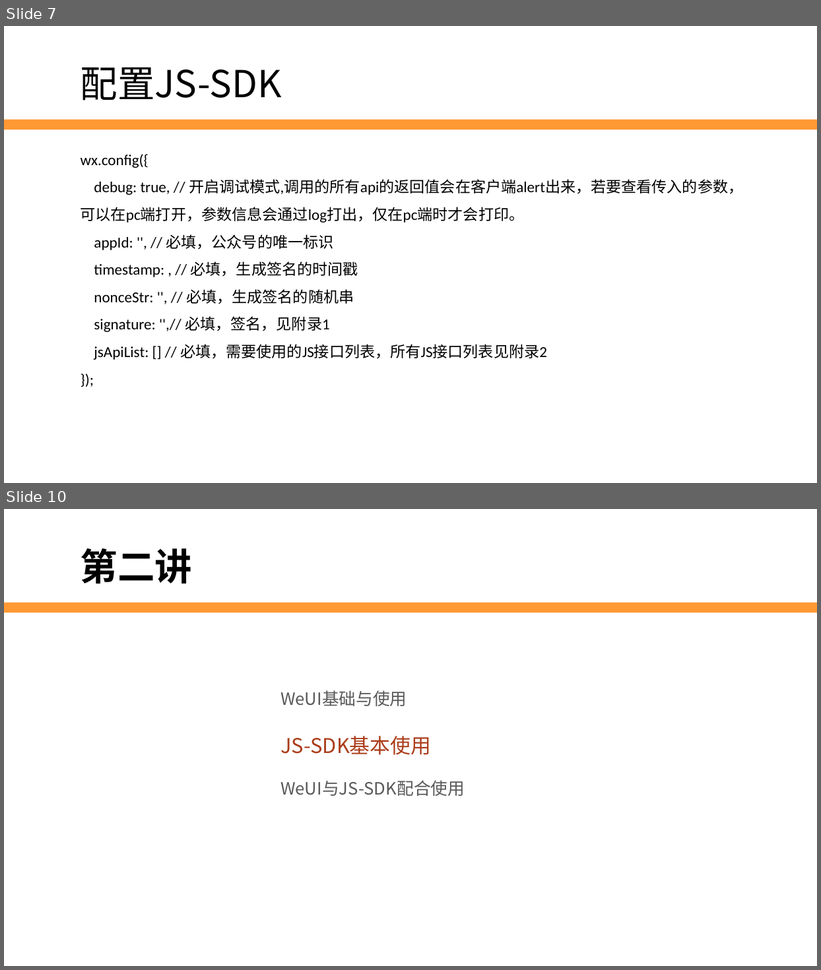
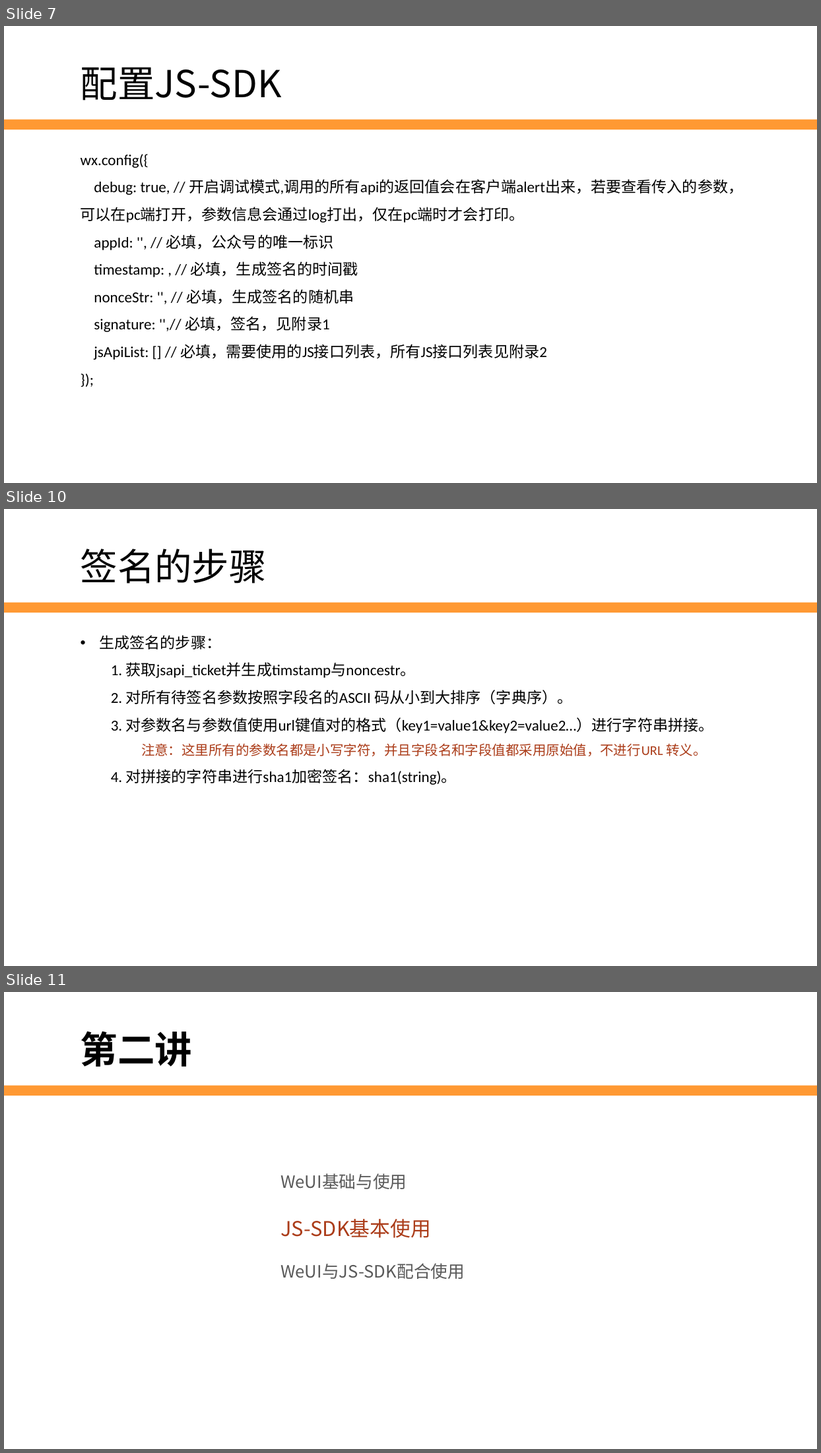
Before and after one commit to edu2act/2017-2018_1st_Wechat_Web_Programming, a slide deck: 第10讲 JS-SDK.pptx. Shown one above the other, each under a label of ours: slides 7 and 10 before the commit, slides 7, 10 and 11 after it; the slides between them are not shown. The pictures are 821x970 and 821x1453 pixels, drawn with LibreOffice and Linux fonts; fonts in the diff are those of the drawing; background and template pictures are left out. Boxes give left, top, right and bottom in pixels: in the first picture for what was removed or moved away, otherwise in the second. Text is boxed around its words. In the diff, an @@ line names an element or a change of style, - is before the commit and + after.

```diff
--- a/第10讲 JS-SDK.pptx
+++ b/第10讲 JS-SDK.pptx
@@ slide 10 added at [4, 509, 817, 966], background #FFFFFF; not listed: 1 template element that a slide beside it also shows @@
@@ text added at [81, 549, 267, 584], 44 pt, text #000000 @@
+签名的步骤
@@ text added at [99, 635, 714, 785], 18 pt, text #000000 @@
+• 生成签名的步骤：
+  1. 获取jsapi_ticket并生成timstamp与noncestr。
+  2. 对所有待签名参数按照字段名的ASCII 码从小到大排序（字典序）。
+  3. 对参数名与参数值使用url键值对的格式（key1=value1&key2=value2…）进行字符串拼接。
+    注意：这里所有的参数名都是小写字符，并且字段名和字段值都采用原始值，不进行URL 转义。
+  4. 对拼接的字符串进行sha1加密签名：sha1(string)。
@@ what was slide 10 is now slide 11 @@
```
Also in this commit, not shown: 2 slides changed, 3 other slides added, 5 slides removed, 1 other file.
